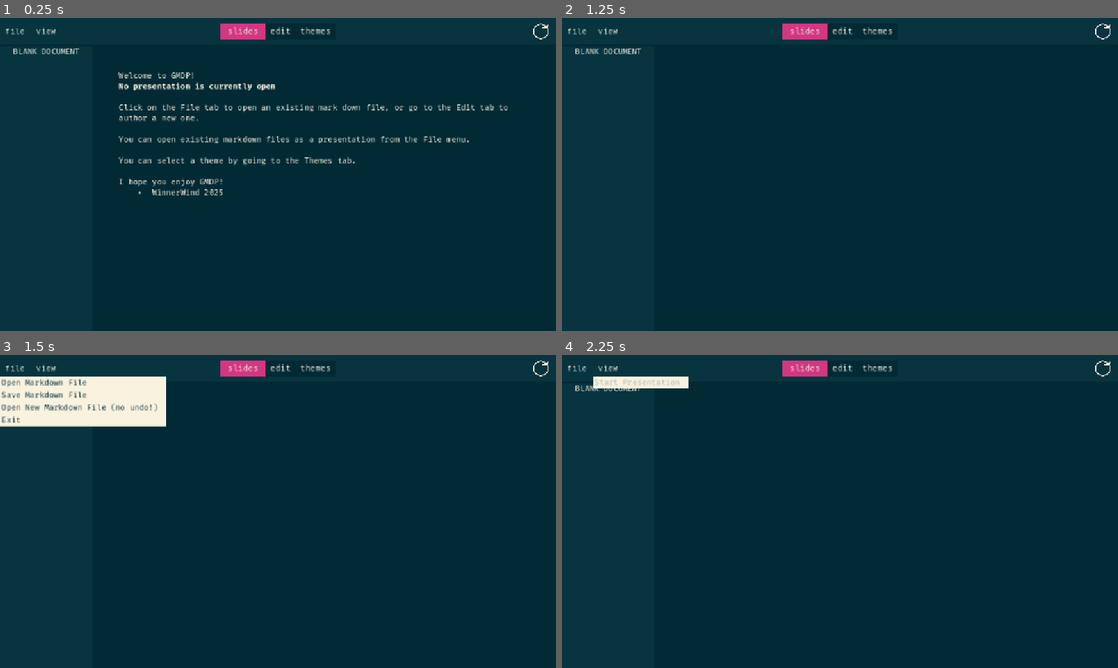
Above: before the commit, frames 1-4 (two rows, left to right).
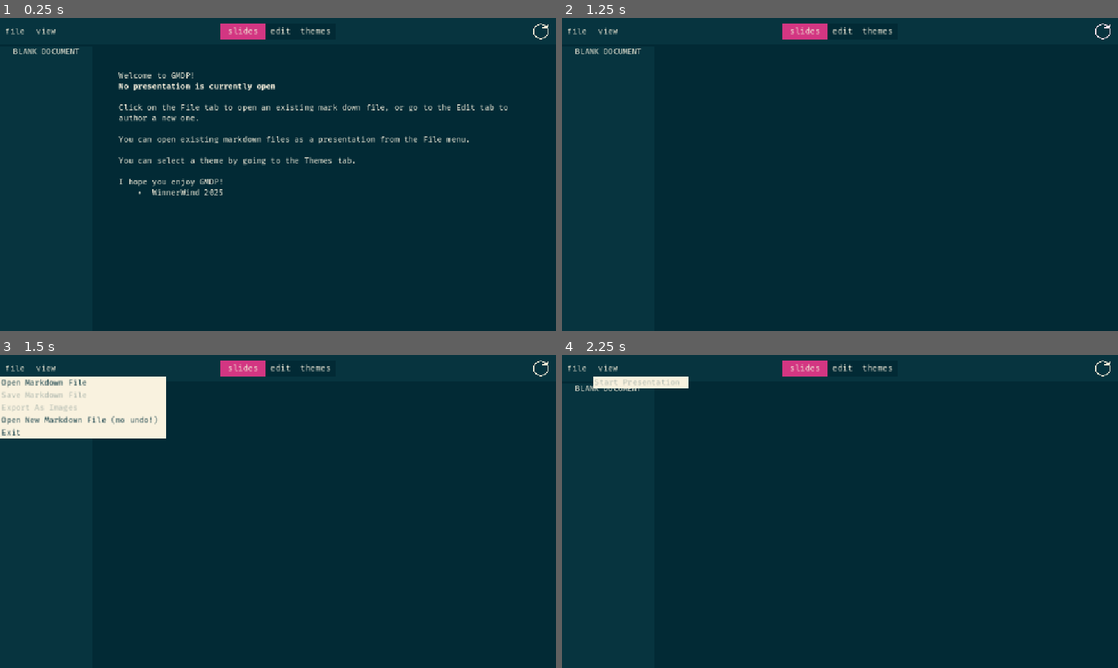
Above: after the commit, the same moments.

Repository: WinnerWind/gmdp
Game: Godot game, scene res://scenes/main.tscn
Two runs of this game, one before a commit and one after it. Both use one fixed random seed, a clock stepped at 60 frames per second and the inputs below.
Inputs (mouse positions are in pixels of both pictures, inside the frame that each line leads up to):
- Up to frame 1 (0.25 s): no input
- Up to frame 2 (1.25 s): click (1101, 30) at 0.5 s
- Up to frame 3 (1.5 s): click "file" at 1.25 s
- Up to frame 4 (2.25 s): click "view" at 2 s

Frames 1-2 are identical in both runs. In frame 3, 2.0% of the frame differs, in the area x 0-30%, y 11-27%; in frame 4, nothing differs.

Commit message:
Export slides as images feature

Diff:
--- a/scenes/main.tscn
+++ b/scenes/main.tscn
@@ -10,8 +10,9 @@
 [ext_resource type="PackedScene" uid="uid://b04phw386lbcv" path="res://scenes/prefabs/theme_entry.tscn" id="5_tbgi4"]
 [ext_resource type="Script" uid="uid://catm6dbuc0lhh" path="res://scripts/ui/scroll_point_emitter.gd" id="7_85g3d"]
 [ext_resource type="Script" uid="uid://b8bku7umsla6m" path="res://scripts/ui/views/warnings_panel.gd" id="10_choun"]
-
-[node name="Main" type="PanelContainer" node_paths=PackedStringArray("main_slide_sorter", "main_slide_scroll", "slide_buttons_sorter", "text_editor", "editor_panel", "themes_view", "slides_view", "location_label", "view_button", "warning_panel", "open_file", "save_file")]
+[ext_resource type="Script" uid="uid://ch11vyeyaqohr" path="res://scripts/ui/views/notifications_panel.gd" id="11_ya4ey"]
+
+[node name="Main" type="PanelContainer" node_paths=PackedStringArray("main_slide_sorter", "main_slide_scroll", "slide_buttons_sorter", "text_editor", "editor_panel", "themes_view", "slides_view", "location_label", "view_button", "file_button", "warning_panel", "open_file", "save_file")]
 anchors_preset = 15
 anchor_right = 1.0
 anchor_bottom = 1.0
@@ -29,6 +30,7 @@
 slides_view = NodePath("NavSorter/Slides View")
 location_label = NodePath("NavSorter/Editor Panel/MarginContainer/Sorter/Location")
 view_button = NodePath("NavSorter/Navbar/MarginContainer/Sorter/Left/view")
+file_button = NodePath("NavSorter/Navbar/MarginContainer/Sorter/Left/file")
 warning_panel = NodePath("Warnings Panel")
 open_file = NodePath("NavSorter/Open File Dialog")
 save_file = NodePath("NavSorter/Save File")
@@ -58,15 +60,19 @@
 [node name="file" type="MenuButton" parent="NavSorter/Navbar/MarginContainer/Sorter/Left"]
 layout_mode = 2
 text = "file"
-item_count = 4
+item_count = 5
 popup/item_0/text = "Open Markdown File"
 popup/item_0/id = 0
 popup/item_1/text = "Save Markdown File"
 popup/item_1/id = 1
-popup/item_2/text = "Open New Markdown File (no undo!)"
-popup/item_2/id = 2
-popup/item_3/text = "Exit"
-popup/item_3/id = 3
+popup/item_1/disabled = true
+popup/item_2/text = "Export As Images"
+popup/item_2/id = 4
+popup/item_2/disabled = true
+popup/item_3/text = "Open New Markdown File (no undo!)"
+popup/item_3/id = 2
+popup/item_4/text = "Exit"
+popup/item_4/id = 3
 script = ExtResource("4_tefeu")
 
 [node name="view" type="MenuButton" parent="NavSorter/Navbar/MarginContainer/Sorter/Left"]
@@ -333,6 +339,40 @@
 size_flags_vertical = 3
 
 [node name="Button" type="Button" parent="Warnings Panel/Panel/MarginContainer/Sorter"]
+layout_mode = 2
+text = "Close"
+
+[node name="Notifications Panel" type="MarginContainer" parent="."]
+visible = false
+layout_mode = 2
+theme_type_variation = &"MarginsPopup"
+script = ExtResource("11_ya4ey")
+
+[node name="Panel" type="PanelContainer" parent="Notifications Panel"]
+layout_mode = 2
+theme_type_variation = &"PanelPopup"
+
+[node name="MarginContainer" type="MarginContainer" parent="Notifications Panel/Panel"]
+layout_mode = 2
+theme_type_variation = &"MarginsPopup"
+
+[node name="Sorter" type="VBoxContainer" parent="Notifications Panel/Panel/MarginContainer"]
+layout_mode = 2
+
+[node name="Header" type="RichTextLabel" parent="Notifications Panel/Panel/MarginContainer/Sorter"]
+layout_mode = 2
+size_flags_vertical = 3
+size_flags_stretch_ratio = 0.1
+theme_type_variation = &"LabelHeader"
+text = "Notifications"
+fit_content = true
+scroll_active = false
+
+[node name="Warnings" type="RichTextLabel" parent="Notifications Panel/Panel/MarginContainer/Sorter"]
+layout_mode = 2
+size_flags_vertical = 3
+
+[node name="Button" type="Button" parent="Notifications Panel/Panel/MarginContainer/Sorter"]
 layout_mode = 2
 text = "Close"
 
@@ -351,3 +391,5 @@
 [connection signal="file_selected" from="NavSorter/Save File" to="." method="save"]
 [connection signal="pressed" from="Warnings Panel/Panel/MarginContainer/Sorter/Button" to="Warnings Panel" method="hide"]
 [connection signal="pressed" from="Warnings Panel/Panel/MarginContainer/Sorter/Button" to="Warnings Panel" method="reset_warnings"]
+[connection signal="pressed" from="Notifications Panel/Panel/MarginContainer/Sorter/Button" to="Notifications Panel" method="hide"]
+[connection signal="pressed" from="Notifications Panel/Panel/MarginContainer/Sorter/Button" to="Notifications Panel" method="reset_warnings"]
--- a/scripts/ui/views/presentation_manager.gd
+++ b/scripts/ui/views/presentation_manager.gd
@@ -11,6 +11,7 @@
 @export var slides_view:Control
 @export var location_label:RichTextLabel
 @export var view_button:MenuButton
+@export var file_button:MenuButton
 @export var warning_panel:WarningsPanel
 @export_subgroup("FileDialogs")
 @export var open_file:FileDialog
@@ -39,7 +40,9 @@
 	iterate_pages()
 	total_pages = MarkdownParser.data.size()
 	var has_data = !MarkdownParser.data[0]
-	view_button.get_popup().set_item_disabled(0, has_data)
+	view_button.get_popup().set_item_disabled(0, has_data) #disable presentation view
+	file_button.get_popup().set_item_disabled(2, has_data) #disable export as images
+	file_button.get_popup().set_item_disabled(1, has_data) #disable save markdown file
 
 func set_text_content() -> void:
 	var text = text_editor.text
@@ -142,6 +145,24 @@
 		3: #exit
 			if not OS.get_name() == "Web":
 				get_tree().quit()
+		4: # export as images
+			var slides_path := "user://slides.zip"
+			var zip_file = ZIPPacker.new()
+			var err = zip_file.open(slides_path)
+			if not err == OK: return
+			for page_index:int in main_slide_sorter.get_children().size():
+				var page:PageSubViewPort = main_slide_sorter.get_children()[page_index]
+				var texture:Image = page.get_subviewport_texture().get_image()
+				zip_file.start_file("%s.png"%page_index)
+				zip_file.write_file(texture.save_png_to_buffer())
+				zip_file.close_file()
+
+			zip_file.close()
+			if OS.get_name() == "Web":
+				JavaScriptBridge.download_buffer(FileAccess.get_file_as_bytes(slides_path),"slides.zip")
+			else:
+				print("File saved!")
+				OS.shell_open(ProjectSettings.globalize_path(slides_path).get_base_dir())
 
 func view_menu_functions(id:int):
 	match id:
Not shown: 1 places in scenes/main.tscn that only renumber resources
